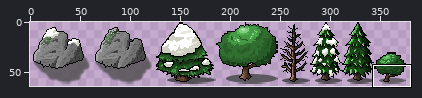
Edited in one commit: sprite sheet (RTS-android/assets/data/img/textures/objects.png). Above: a wide view before the commit, with the close-up outlined.
Close-up. First the earlier version:
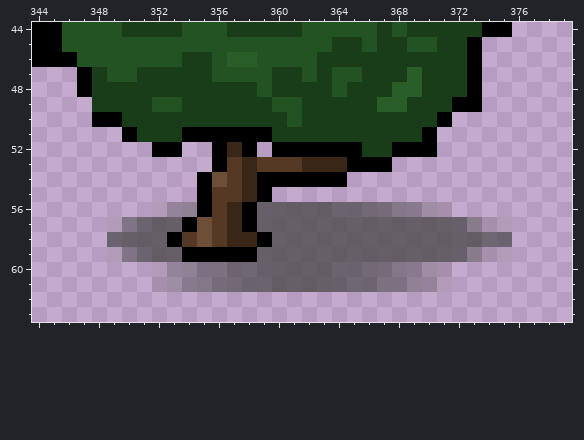
The file is 512x64 pixels. Pixels under 10% opacity are left out. Colours within 5 levels of each other are drawn and written as one. Shown: x 344..379, y 44..63. The wide view leaves out empty margins. The commit also changed other parts of the picture, which this record leaves out.
The same view after the edit:
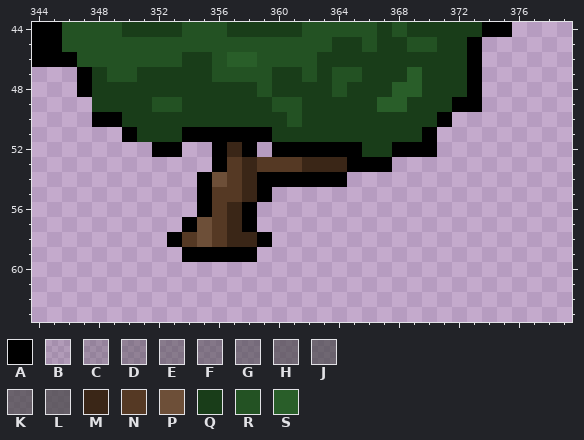
Palette (. is transparent): A #000000  B #46464627  C #4646464b  D #46464668  E #46464679  F #46464682  G #46464691  H #464646a5  J #464646ac  K #464646b5  L #464646be  M #3a2617  N #553924  P #6d4f38  Q #193d19  R #235223  S #295e29
Change:
Colour B is removed in row 56 at x 352 and 371; in row 57 at x 349 and 374 to 375; in row 59 at x 349 and 374 to 375; in rows 60 to 61 at x 352 and 371.
Colour C is removed in row 56 at x 353 and 370; in rows 60 to 61 at x 353 and 370.
Colour D is removed in row 56 at x 354 and 369; in rows 60 to 61 at x 354 and 369.
Colour E is removed in row 57 at x 350 and 373; in row 59 at x 350 and 373.
Colour F is removed in row 56 at x 368; in rows 60 to 61 at x 355 and 368.
Colour G is removed in row 56 at x 367; in rows 60 to 61 at x 356 and 367.
Colour H is removed in row 56 at x 366; in rows 60 to 61 at x 357 and 366.
Colour J is removed in row 56 at x 365; in row 58 at x 349 and 374 to 375; in rows 60 to 61 at x 358 and 365.
Colour K is removed in row 56 at x 359 and 364; in row 57 at x 351 and 372; in row 59 at x 351 and 372; in rows 60 to 61 at x 359 and 364.
Colour L is removed in row 56 at x 360 to 363; in row 57 at x 352 to 353 and 359 to 371; in row 58 at x 350 to 352 and 360 to 373; in row 59 at x 352 to 353 and 359 to 371; in rows 60 to 61 at x 360 to 363.
